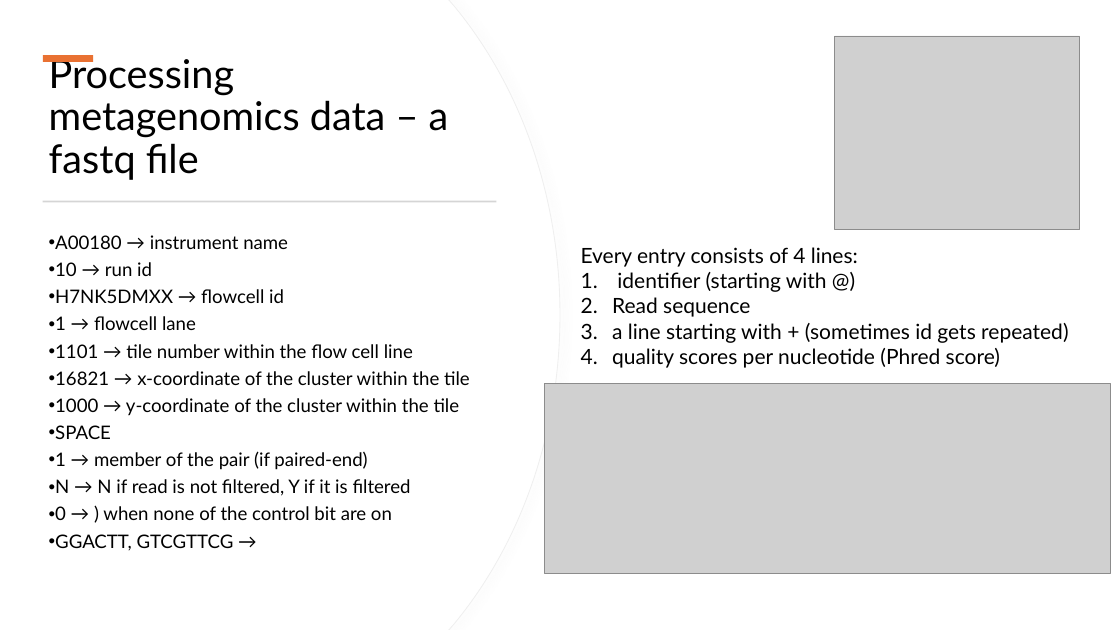
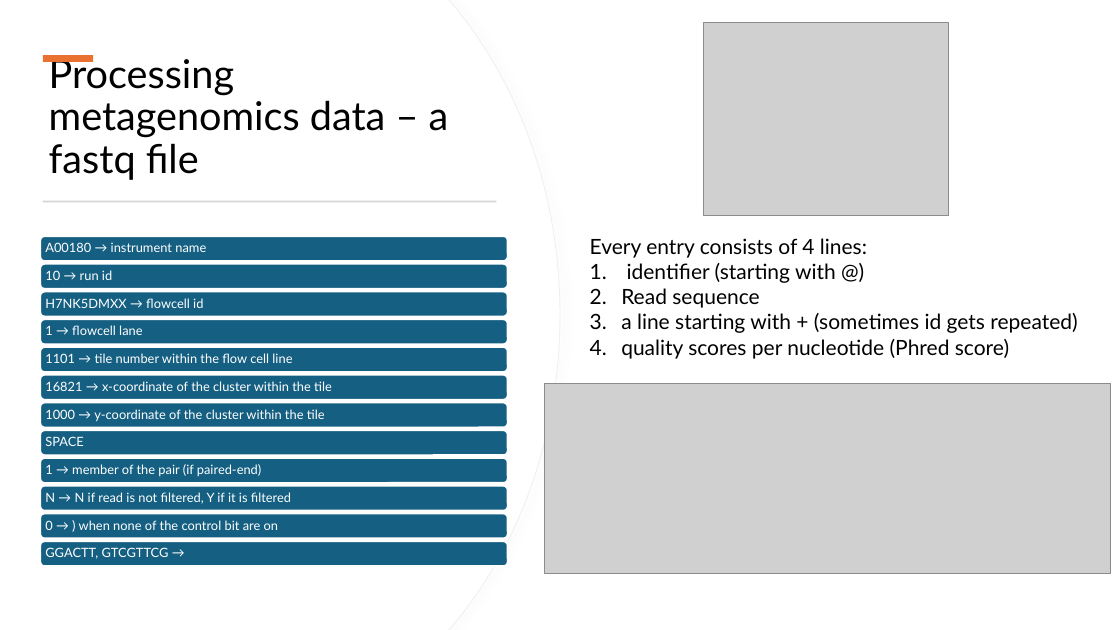
Before and after one commit to biosustain/dsp_metagenomics_training, a slide deck: slide 2 of course_contents/DataProcessing_taxprofiler.pptx. Drawn at 1120x630 pixels with LibreOffice and Linux fonts; fonts in the diff are those of the drawing; grey boxes stand for pictures. Boxes give left, top, right and bottom in pixels: in the first picture for what was removed or moved away, otherwise in the second. Text is boxed around its words. In the diff, an @@ line names an element or a change of style, - is before the commit and + after.

Commit message:
Fixed DataProcessing_taxprofiler.pptx

```diff
--- a/course_contents/DataProcessing_taxprofiler.pptx
+++ b/course_contents/DataProcessing_taxprofiler.pptx
@@ picture: place and size @@
-picture at bbox=[835, 36, 1081, 229]
+picture at bbox=[704, 23, 949, 216]
@@ text removed at bbox=[55, 235, 470, 550] @@
-• A00180 → instrument name
-• 10 → run id
-• H7NK5DMXX → flowcell id
-• 1 → flowcell lane
-• 1101 → tile number within the flow cell line
-• 16821 → x-coordinate of the cluster within the tile
-• 1000 → y-coordinate of the cluster within the tile
-• SPACE
-• 1 → member of the pair (if paired-end)
-• N → N if read is not filtered, Y if it is filtered
-• 0 → ) when none of the control bit are on
-• GGACTT, GTCGTTCG →
@@ text "Every entry consists of 4 ...": place and size @@
-text "Every entry consists of 4 ..." at bbox=[581, 247, 1068, 368]
+text "Every entry consists of 4 ..." at bbox=[590, 238, 1077, 359]
@@ group added at bbox=[40, 236, 507, 566]: 12 rounded rectangles, 12 texts @@
+A00180 → instrument name
+10 → run id
+H7NK5DMXX → flowcell id
+1 → flowcell lane
+1101 → tile number within the flow cell line
+16821 → x-coordinate of the cluster within the tile
+1000 → y-coordinate of the cluster within the tile
+SPACE
+1 → member of the pair (if paired-end)
+N → N if read is not filtered, Y if it is filtered
+0 → ) when none of the control bit are on
+GGACTT, GTCGTTCG →
```
Also in this commit, not shown: 4 other slides changed, 5 slides added, 2 slides removed.
